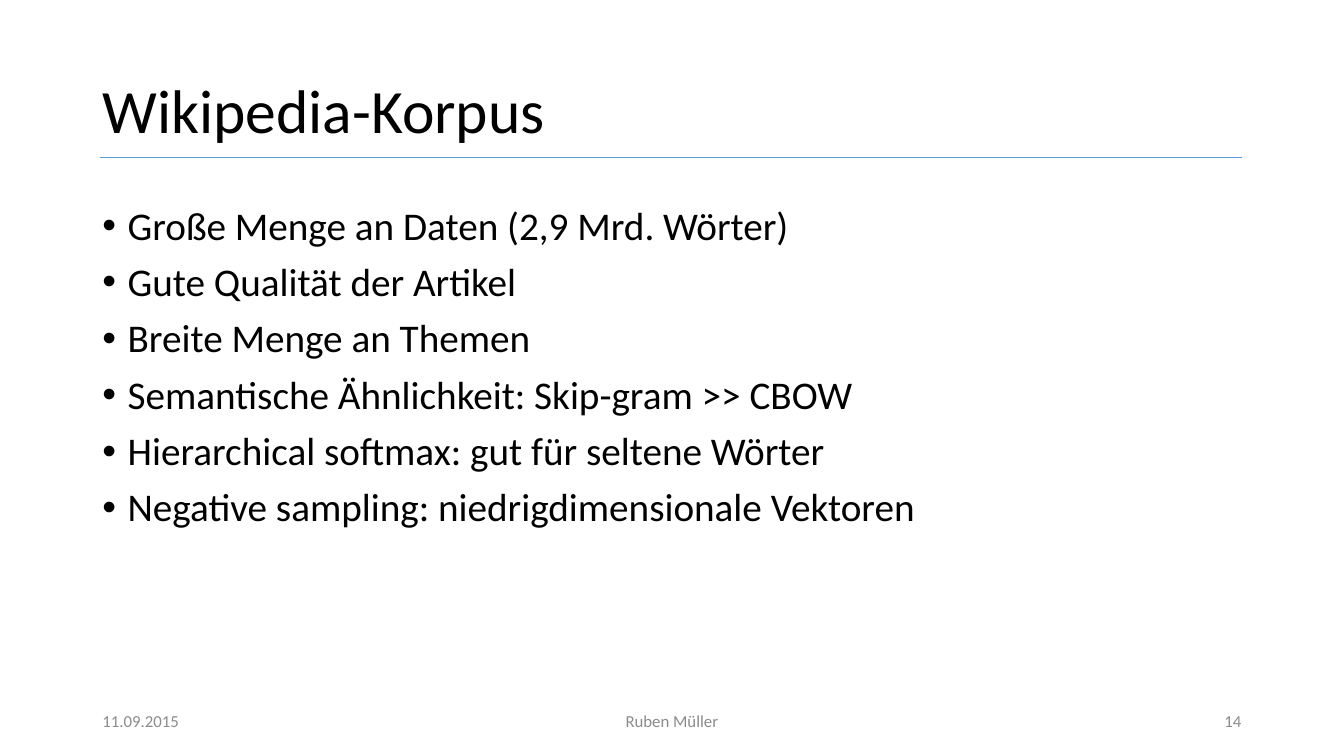
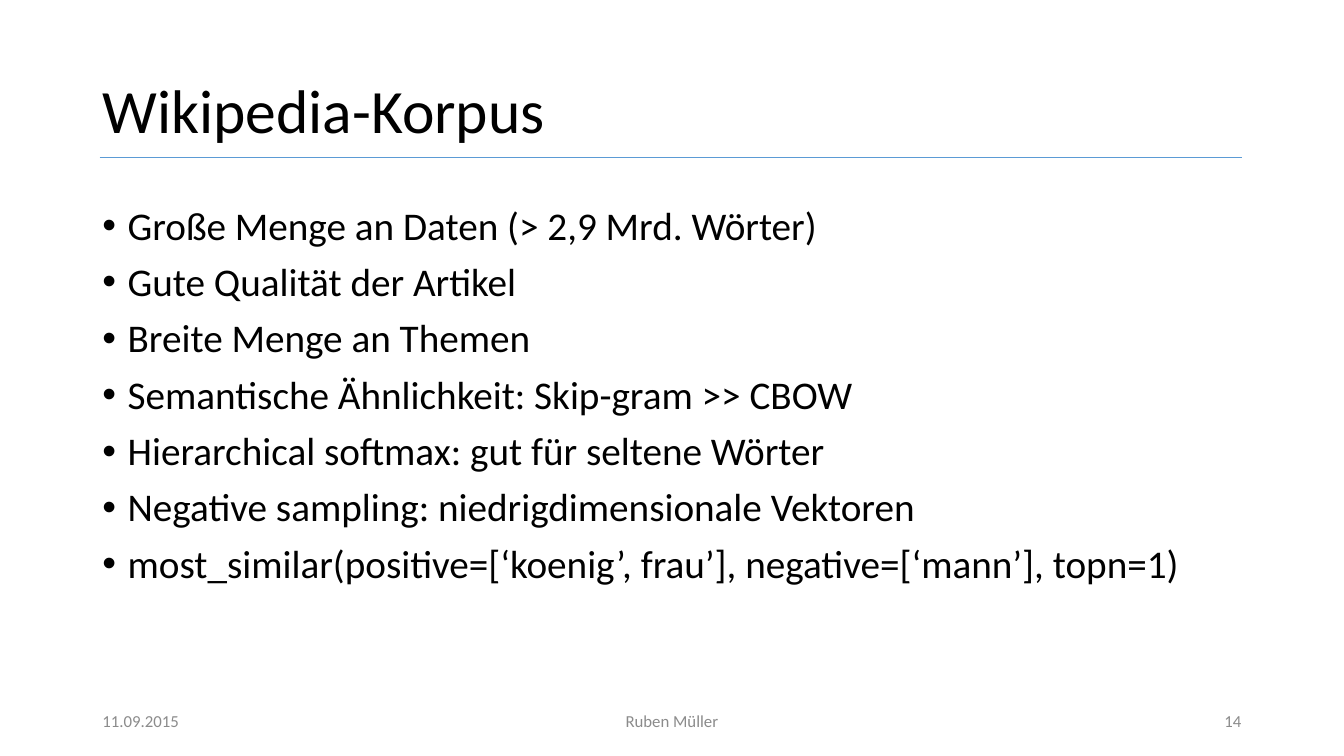
Before and after one commit to imbabaer/SemanticRelations, a slide deck: slide 14 of Präsentation/Semantische Beziehungen_169.pptx. Drawn at 1344x756 pixels with LibreOffice and Linux fonts; fonts in the diff are those of the drawing. Boxes give left, top, right and bottom in pixels: in the first picture for what was removed or moved away, otherwise in the second. Text is boxed around its words. In the diff, an @@ line names an element or a change of style, - is before the commit and + after.

Commit message:
changes

```diff
--- a/Präsentation/Semantische Beziehungen_169.pptx
+++ b/Präsentation/Semantische Beziehungen_169.pptx
@@ text at [128, 211, 817, 247]: text changed @@
-• Große Menge an Daten (2,9 Mrd. Wörter)
+• Große Menge an Daten (> 2,9 Mrd. Wörter)
@@ text at [128, 549, 1179, 585]: paragraph added @@
+• most_similar(positive=[‘koenig’, frau’], negative=[‘mann’], topn=1)
```
Also in this commit, not shown: 3 other slides changed.
